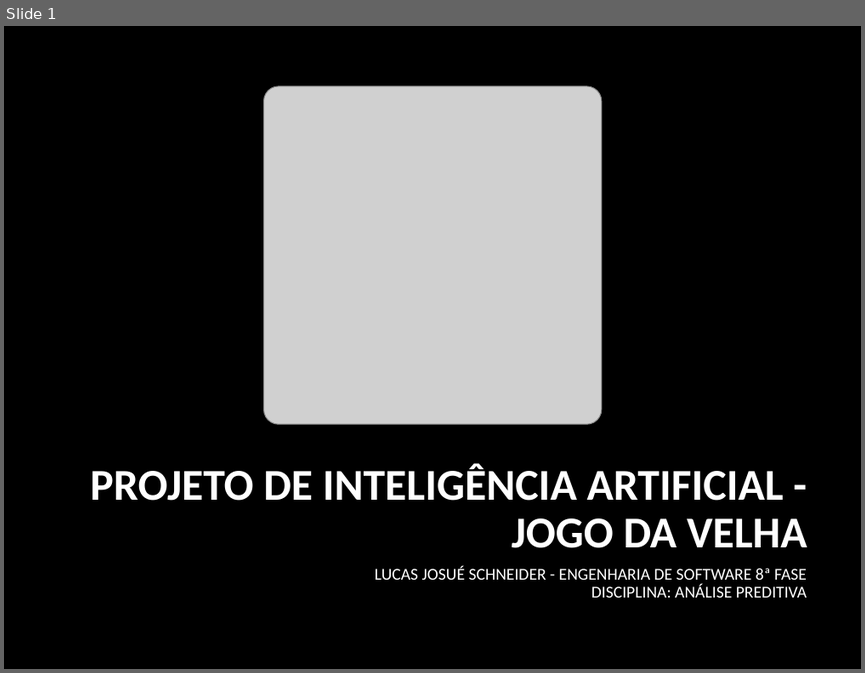
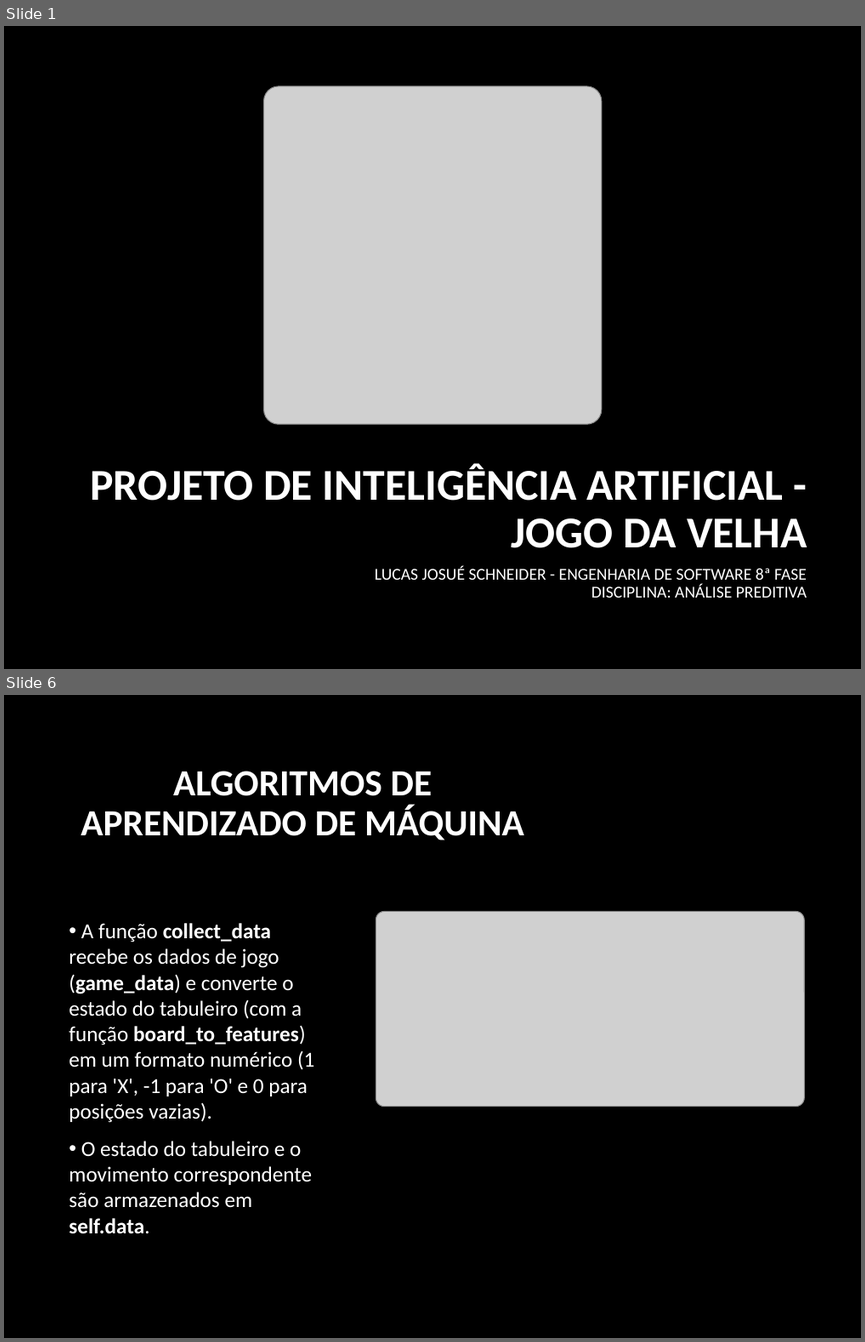
Before and after one commit to lucas521241/N1_VANESSA_8, a slide deck: data/Jogo_da_Velha_IA_Lucas.pptx. Shown one above the other, each under a label of ours: slide 1 before the commit, slides 1 and 6 after it; the slides between them are not shown. The pictures are 865x673 and 865x1342 pixels, drawn with LibreOffice and Linux fonts; fonts in the diff are those of the drawing; grey boxes stand for pictures; background and template pictures are left out. Boxes give left, top, right and bottom in pixels: in the first picture for what was removed or moved away, otherwise in the second. Text is boxed around its words. In the diff, an @@ line names an element or a change of style, - is before the commit and + after.

```diff
--- a/data/Jogo_da_Velha_IA_Lucas.pptx
+++ b/data/Jogo_da_Velha_IA_Lucas.pptx
@@ slide 6 added at box(4, 695, 861, 1338), background picture (left out) @@
@@ title added at box(80, 771, 524, 840), 31 pt, text #FFFFFF, bold @@
+ALGORITMOS DE APRENDIZADO DE MÁQUINA
@@ text added at box(69, 923, 314, 1233), 18 pt, text #FFFFFF @@
+• A função collect_data recebe os dados de jogo (game_data) e converte o estado do tabuleiro (com a função board_to_features) em um formato numérico (1 para 'X', -1 para 'O' e 0 para posições vazias).
+• O estado do tabuleiro e o movimento correspondente são armazenados em self.data.
@@ picture added at box(375, 911, 804, 1106) @@
```
Also in this commit, not shown: 5 slides changed, 7 other slides added, 1 slide removed, 4 other files.
